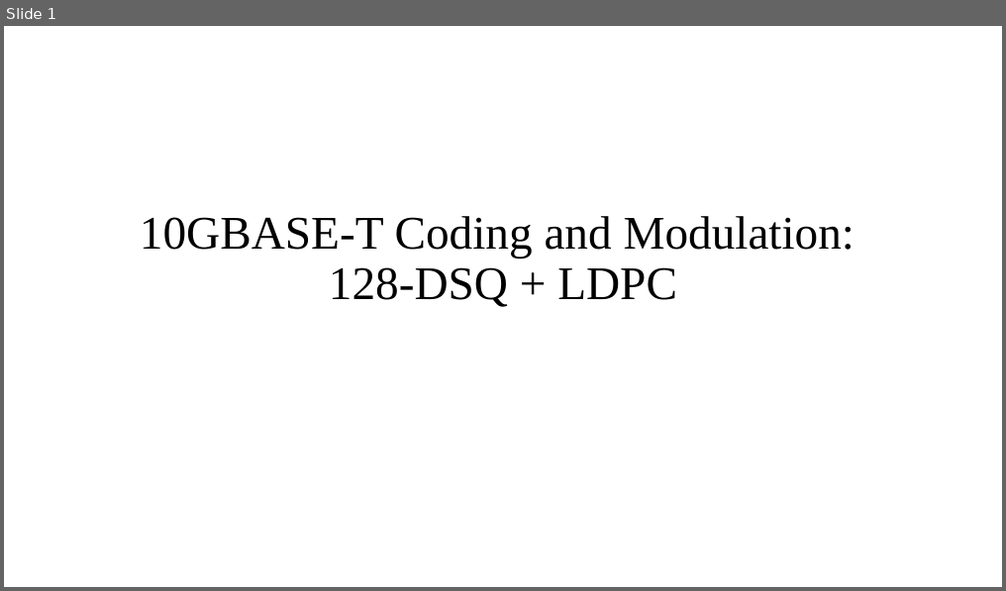
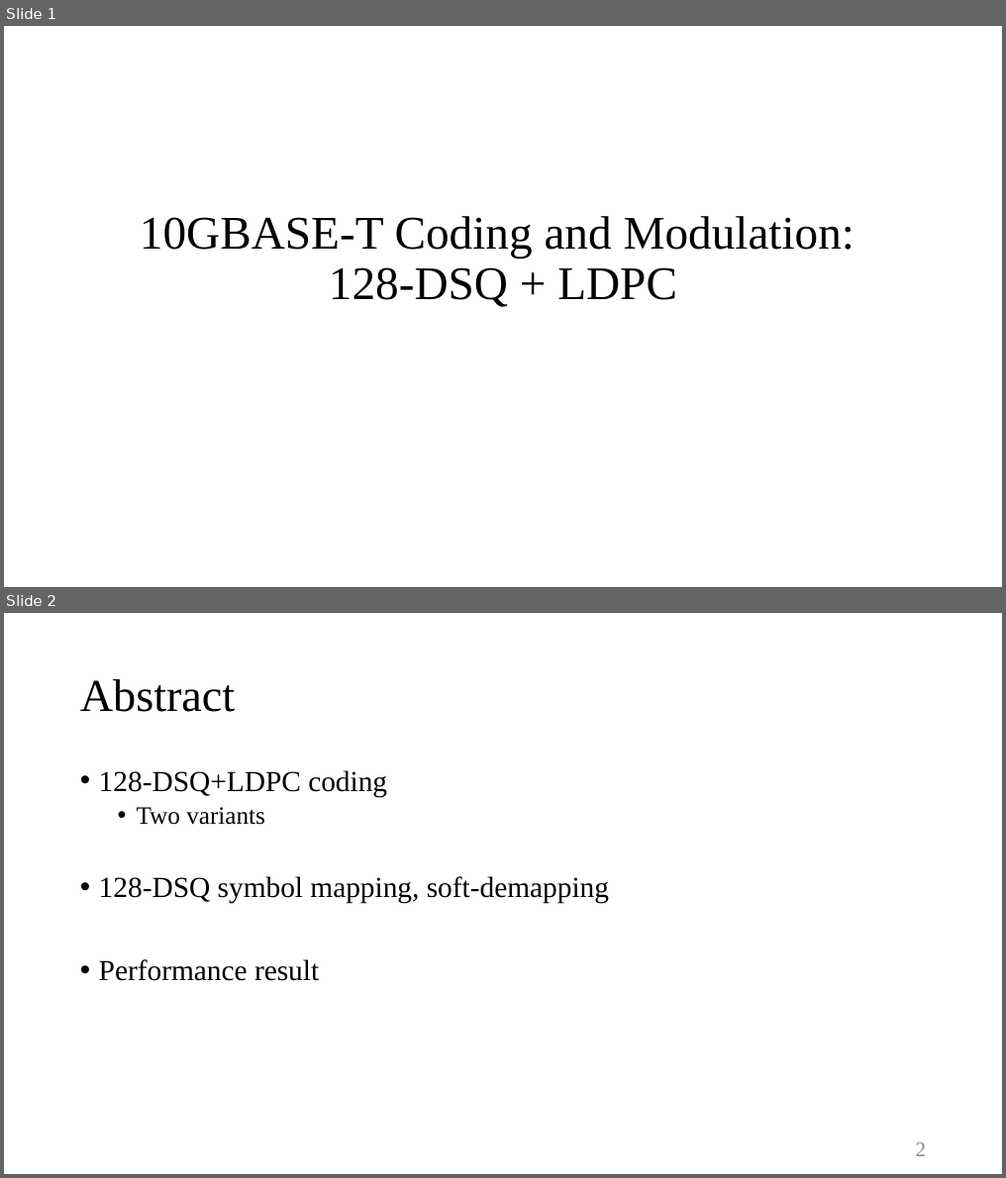
Before and after one commit to Freddy0406/128DSQ, a slide deck: 10GBASE-T Coding and Modulation.pptx. Shown one above the other, each under a label of ours: slide 1 before the commit, slides 1 and 2 after it. The pictures are 1006x591 and 1006x1178 pixels, drawn with LibreOffice and Linux fonts; fonts in the diff are those of the drawing. Boxes give left, top, right and bottom in pixels: in the first picture for what was removed or moved away, otherwise in the second. Text is boxed around its words. In the diff, an @@ line names an element or a change of style, - is before the commit and + after.

```diff
--- a/10GBASE-T Coding and Modulation.pptx
+++ b/10GBASE-T Coding and Modulation.pptx
@@ slide 2 added at box(4, 613, 1002, 1174), background #FFFFFF @@
@@ title added at box(80, 679, 235, 712), 44 pt, text #000000 @@
+Abstract
@@ text added at box(99, 770, 609, 981), 28 pt, text #000000 @@
+• 128-DSQ+LDPC coding
+  • Two variants
+• 128-DSQ symbol mapping, soft-demapping
+• Performance result
@@ page number added at box(916, 1143, 927, 1157), 20 pt, text #8C8C8C @@
+2
```
Also in this commit, not shown: 2 slides changed, 13 other slides added, 6 other files.
